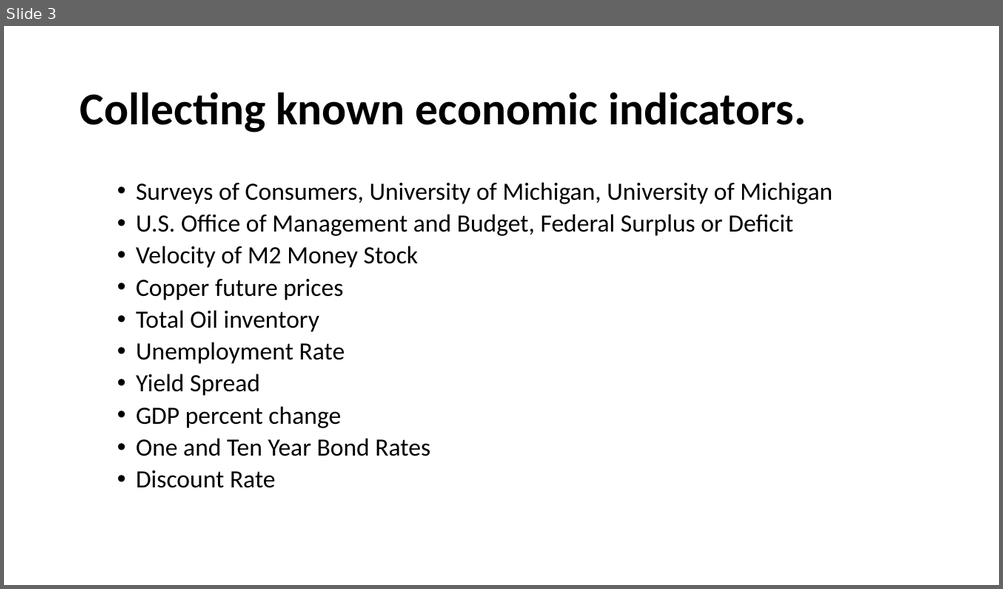
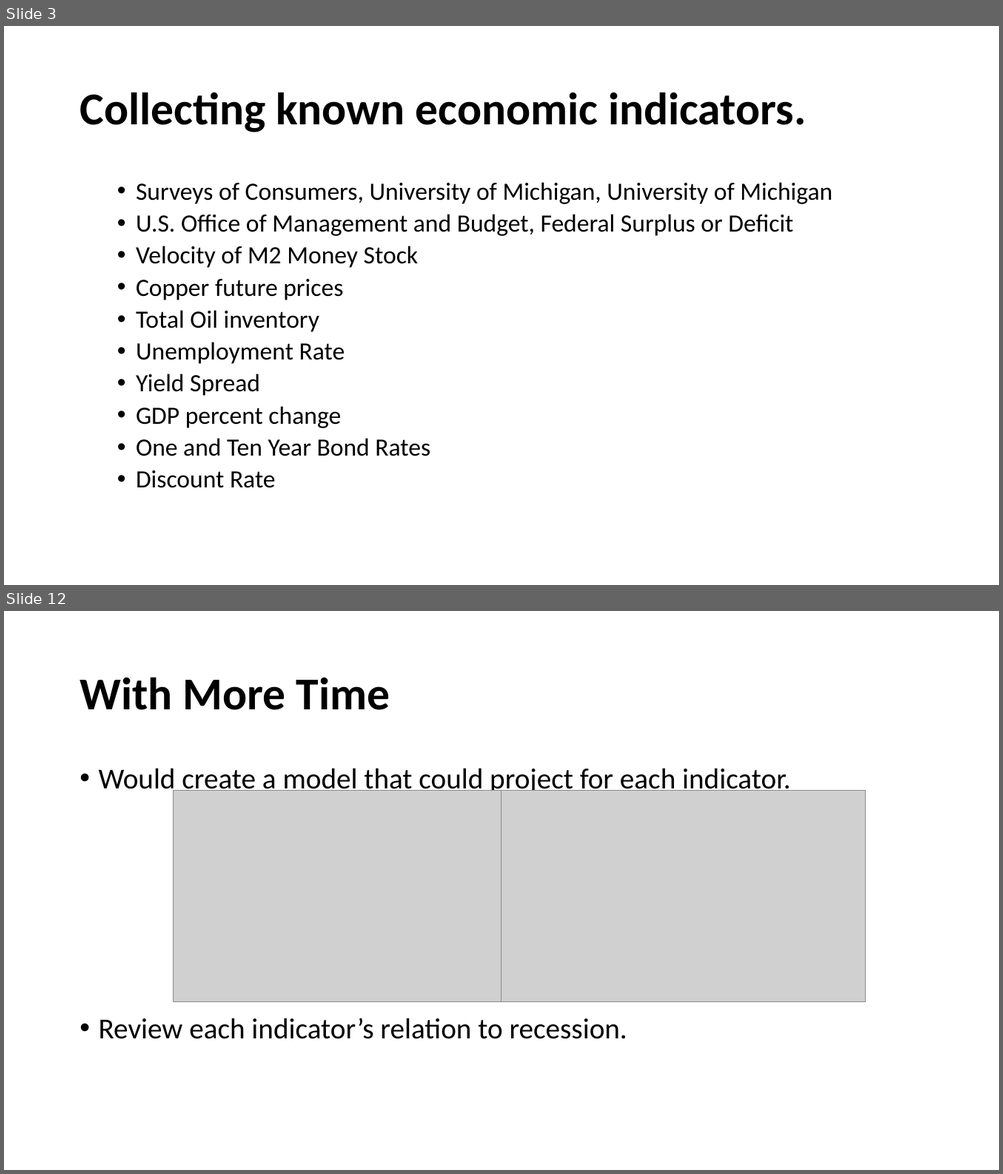
Before and after one commit to beaubatchelor/Project-3, a slide deck: Recession and Expansion.pptx. Shown one above the other, each under a label of ours: slide 3 before the commit, slides 3 and 12 after it; the slides between them are not shown. The pictures are 1003x589 and 1003x1174 pixels, drawn with LibreOffice and Linux fonts; fonts in the diff are those of the drawing; grey boxes stand for pictures; background and template pictures are left out. Boxes give left, top, right and bottom in pixels: in the first picture for what was removed or moved away, otherwise in the second. Text is boxed around its words. In the diff, an @@ line names an element or a change of style, - is before the commit and + after.

```diff
--- a/Recession and Expansion.pptx
+++ b/Recession and Expansion.pptx
@@ slide 12 added at [4,611,999,1170], background picture (left out) @@
@@ title added at [79,677,390,710], 44 pt, text #000000, bold @@
+With More Time
@@ text added at [99,768,791,1039], 28 pt, text #000000 @@
+• Would create a model that could project for each indicator.
+• Review each indicator’s relation to recession.
@@ picture added at [173,791,501,1002] @@
@@ picture added at [502,791,866,1002] @@
```
Also in this commit, not shown: 1 slide changed, 7 other slides added, 2 other files.
